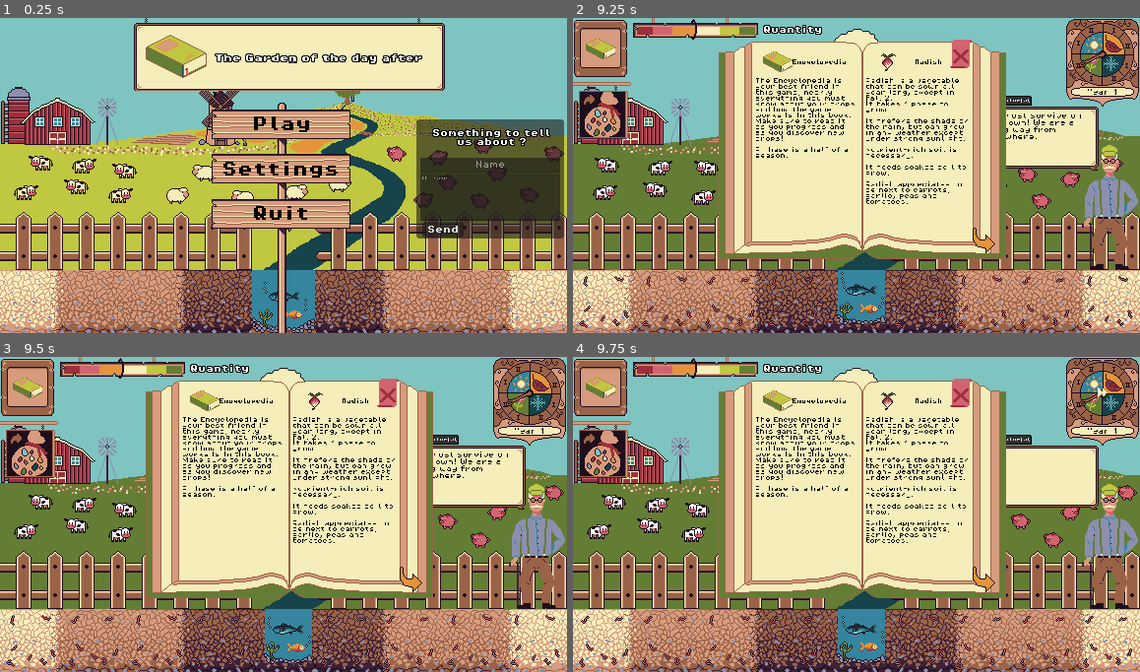
Above: before the commit, frames 1-4 (two rows, left to right).
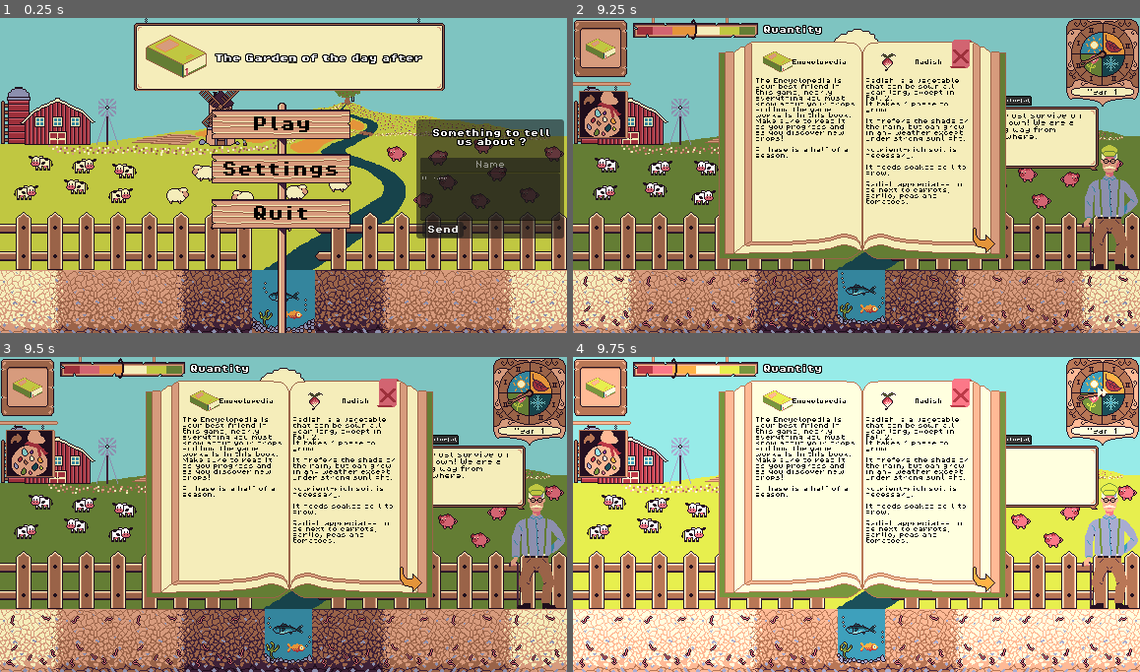
Above: after the commit, the same moments.

Repository: JustAlternate/Regenerative_Game_Jam
Game: Godot game, scene res://Scenes/menu.tscn
Two runs of this game, one before a commit and one after it. Both use one fixed random seed, a clock stepped at 60 frames per second and the inputs below.
Inputs (mouse positions are in pixels of both pictures, inside the frame that each line leads up to):
- Up to frame 1 (0.25 s): no input
- Up to frame 2 (9.25 s): click (1060, 166) at 0.52 s; type "Alex" at 0.6 s; click (1060, 197) at 0.75 s; type "12" at 0.83 s; click "Play" at 1.25 s; click (601, 109) at 2 s; click "1" at 2.75 s; click (624, 87) at 3.52 s; click (986, 241) at 4.25 s; click (986, 241) at 5 s; click (743, 241) at 5.75 s; click (1100, 52) at 6.5 s; click "1" at 7.25 s; click (624, 87) at 8.02 s; click (658, 109) at 8.75 s
- Up to frame 3 (9.5 s): no input
- Up to frame 4 (9.75 s): click (1100, 391) at 9.5 s

Frames 1-3 are identical in both runs. In frame 4, 92% of the frame differs, in the area x 0-100%, y 0-100%.

Commit message:
tweek time of unactive state whene clock is activating

Diff:
--- a/Scripts/Game.gd
+++ b/Scripts/Game.gd
@@ -128,7 +128,7 @@
 		$"/root/PersistentSfx/WinterMusic".play_song_phase2()
 
 	#wait then turn on the game:
-	await get_tree().create_timer(3).timeout
+	await get_tree().create_timer(2).timeout
 	GlobalVariables.game_state = "playing"
 
 
